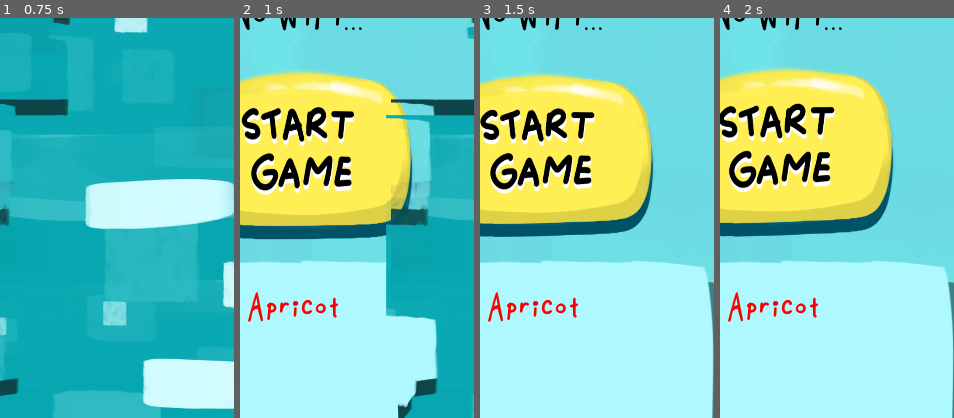
Above: before the commit, frames 1-4 (left to right).
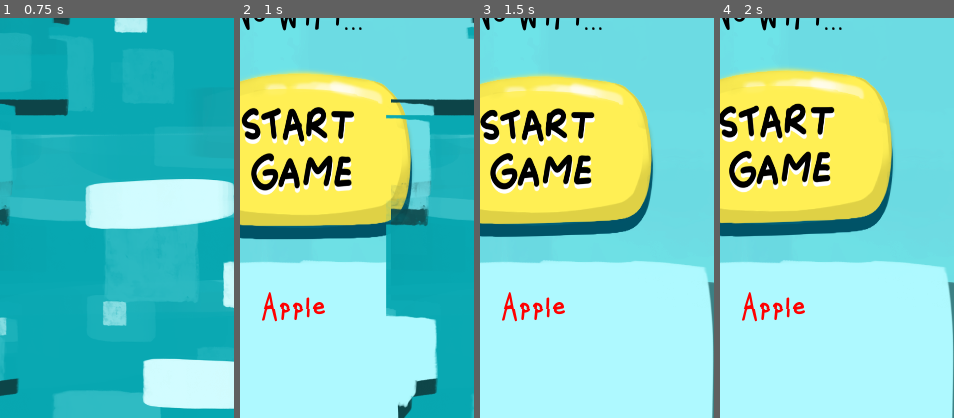
Above: after the commit, the same moments.

Repository: brennanho/Trio
Game: Godot game, scene res://Main.tscn
Same seed, same stepped clock (60 frames per second), same inputs: the game is played once before the commit and once after it.
Inputs (mouse positions are % of the whole screen's width and height, from its top left):
- Up to frame 1 (0.75 s): click (48, 51) at 0.5 s
- Up to frame 2 (1 s): no input
- Up to frame 3 (1.5 s): click (50, 30) at 1.25 s
- Up to frame 4 (2 s): no input
The pictures show only the part of the screen within x 37-87%, y 13-63%; the shares and areas given below are measured in that part.

Frame 1 is identical in both runs. In frame 2, 1.0% of the frame differs, in the area x 3-42%, y 68-76%; in frame 3, 1.0%; in frame 4, 1.0%.
Error in both runs: Invalid get index '-1' (on base: 'Array'). (res://scripts/global.gd:143)

Commit message:
Fixed names now

Diff:
--- a/Main.tscn
+++ b/Main.tscn
@@ -108,7 +108,7 @@
 position = Vector2( 503.56, 662.227 )
 scale = Vector2( 0.143161, 0.197384 )
 frames = SubResource( 2 )
-frame = 4
+frame = 2
 playing = true
 
 [node name="Highscore" type="Label" parent="."]
--- a/scripts/Scores.gd
+++ b/scripts/Scores.gd
@@ -10,7 +10,7 @@
 		var font = DynamicFont.new()
 		font.size = FONT_SIZE
 		font.font_data = load("res://fonts/Robi-Regular.ttf")
-		player.text =  str(global.fruits[player_id%global.fruits.size()]) + " : " + str(global.players_score[player_id])
+		player.text =  str(global.ip_to_name(global.peer.get_peer_address(player_id))) + " : " + str(global.players_score[player_id])
 		player.align = player.ALIGN_RIGHT
 		player.add_font_override("font", font)
 		player.add_color_override("font_color", BLACK)
--- a/scripts/lobby.gd
+++ b/scripts/lobby.gd
@@ -25,7 +25,7 @@
 func add_player_to_screen(player_id):
 	global.players_score[player_id] = 0 # score
 	var player = Label.new()
-	player.text = str(global.fruits[player_id%global.fruits.size()])
+	player.text =  str(global.ip_to_name(global.peer.get_peer_address(player_id)))
 	var font = DynamicFont.new()
 	font.size = FONT_SIZE
 	font.font_data = load("res://fonts/Robi-Regular.ttf")
--- a/scripts/timer.gd
+++ b/scripts/timer.gd
@@ -16,7 +16,7 @@
 		OS.delay_msec(1000)
 		game_over()
 
-func _fixed_process(delta):
+func _process(delta):
 	self.text = str(stepify(timer.time_left, 1))
 	rpc("update_time", timer.time_left)
 	if timer.is_stopped():
